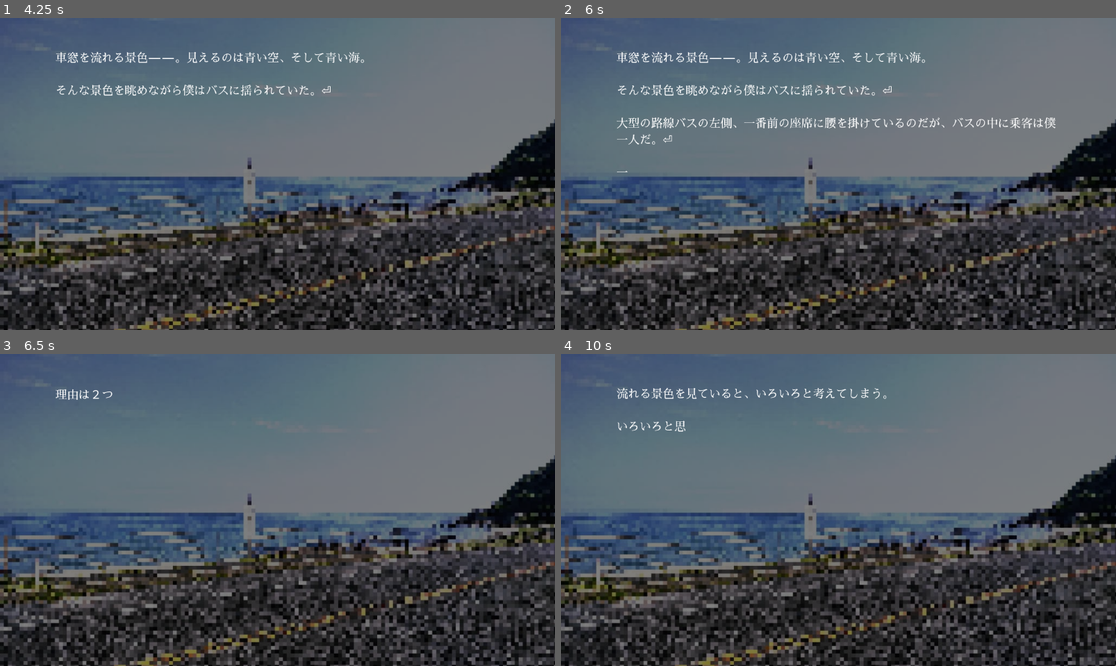
Above: before the commit, frames 1-4 (two rows, left to right).
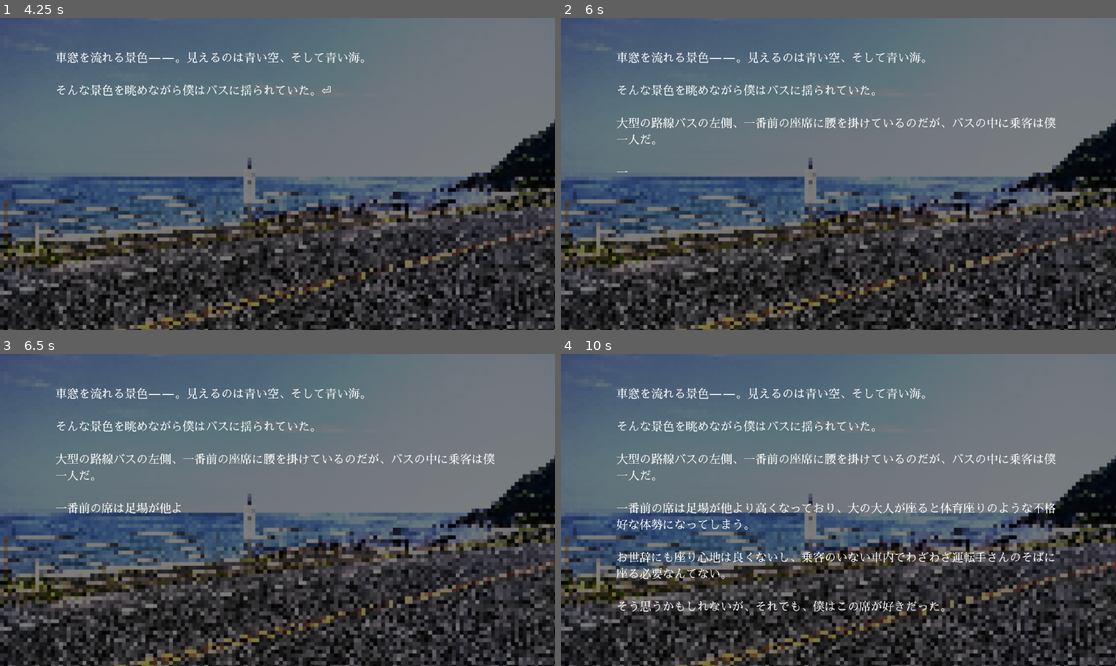
Above: after the commit, the same moments.

Repository: azukigame-s/kiminokoe
Game: Godot game, scene res://scenes/title_scene.tscn
Two runs of this game, one before a commit and one after it. Both use one fixed random seed, a clock stepped at 60 frames per second and the inputs below.
Inputs (mouse positions are in pixels of both pictures, inside the frame that each line leads up to):
- Up to frame 1 (4.25 s): tap Enter at 0.5, 0.6 s; move the mouse to (399, 158) at 0.52 s; hold D 0.53-1.25 s; click (399, 158) at 0.67 s; tap Space at 0.77, 2.27, 2.75, 3.77 s; click "ゲームを始める" at 1.25 s; move the mouse to (166, 189) at 2.02 s; hold Down 2.03-2.78 s; tap B at 2.1 s; click (166, 189) at 2.17 s; move the mouse to (333, 105) at 2.77 s; hold D 2.78-3.53 s; tap C at 2.85 s; click (333, 105) at 2.92 s; move the mouse to (249, 236) at 3.52 s; hold Up from 3.53 s (still down); tap E at 3.6 s; click (249, 236) at 3.67 s
- Up to frame 2 (6 s): tap Enter at 4.25, 4.35 s; move the mouse to (1005, 220) at 4.27 s; release Up at 4.28 s; hold A 4.28-5.78 s; click (1005, 220) at 4.42 s; tap Space at 4.52, 5.27 s; move the mouse to (672, 127) at 5.02 s; tap B at 5.1 s; click (672, 127) at 5.17 s; move the mouse to (866, 174) at 5.77 s; hold Down from 5.78 s (still down); tap C at 5.85 s; click (866, 174) at 5.92 s
- Up to frame 3 (6.5 s): keep holding Down
- Up to frame 4 (10 s): move the mouse to (755, 432) at 6.52 s; release Down at 6.53 s; hold D 6.53-7.28 s; tap E at 6.6, 9.6 s; click (755, 432) at 6.67 s; tap Space at 6.77, 7.52, 8.27, 9.77 s; move the mouse to (960, 494) at 7.27 s; hold Up 7.28-8.03 s; tap Enter at 7.35 s; click (960, 494) at 7.42 s; move the mouse to (727, 525) at 8.02 s; hold D 8.03-8.78 s; tap B at 8.1 s; click (727, 525) at 8.17 s; move the mouse to (894, 441) at 8.77 s; hold Down 8.78-9.53 s; tap C at 8.85 s; click (894, 441) at 8.92 s; move the mouse to (810, 572) at 9.52 s; hold A from 9.53 s (still down); click (810, 572) at 9.67 s

Frame 1 is identical in both runs. In frame 2, less than 0.1% of the frame differs, in the area x 18-60%, y 21-41%; in frame 3, 2.5%; in frame 4, 5.3%, in the area x 10-90%, y 10-83%.

Commit message:
Revert "🚧 サブタイトルシーンを作成途中"
This reverts commit 29cfd1348a36afaa72ebb4d189d7a39b46c507d0.

Diff:
--- a/scenes/novel_system.tscn
+++ b/scenes/novel_system.tscn
@@ -1,9 +1,8 @@
-[gd_scene load_steps=5 format=3 uid="uid://bl4wlib7utapy"]
+[gd_scene load_steps=4 format=3 uid="uid://bl4wlib7utapy"]
 
 [ext_resource type="Script" uid="uid://brkat7pgvdug3" path="res://scripts/novel_system.gd" id="1_07qo2"]
 [ext_resource type="Script" uid="uid://c6ch5dthq8lig" path="res://scripts/test_scenario.gd" id="2_gu5rf"]
 [ext_resource type="Script" uid="uid://7ei8jqeahdb0" path="res://scripts/choice_system.gd" id="3_u6jom"]
-[ext_resource type="Script" uid="uid://d8kc2hskxfv" path="res://scripts/subtitle_scene.gd" id="4_subtitle"]
 
 [node name="NovelSystem" type="Control"]
 layout_mode = 3
@@ -53,32 +52,3 @@
 offset_right = 40.0
 offset_bottom = 40.0
 script = ExtResource("3_u6jom")
-
-[node name="subtitle_scene" type="Control" parent="."]
-layout_mode = 1
-anchors_preset = 15
-anchor_right = 1.0
-anchor_bottom = 1.0
-grow_horizontal = 2
-grow_vertical = 2
-script = ExtResource("4_subtitle")
-
-[node name="Background" type="ColorRect" parent="subtitle_scene"]
-layout_mode = 1
-anchors_preset = 15
-anchor_right = 1.0
-anchor_bottom = 1.0
-grow_horizontal = 2
-grow_vertical = 2
-color = Color(0, 0, 0, 1)
-
-[node name="SubtitleLabel" type="Label" parent="subtitle_scene"]
-layout_mode = 1
-anchors_preset = 15
-anchor_right = 1.0
-anchor_bottom = 1.0
-grow_horizontal = 2
-grow_vertical = 2
-text = "サブタイトル"
-horizontal_alignment = 1
-vertical_alignment = 1
--- a/scripts/novel_system.gd
+++ b/scripts/novel_system.gd
@@ -5,7 +5,6 @@
 signal text_click_processed
 signal text_completed
 signal choice_selected(choice_id)
-signal subtitle_completed
 
 # ログレベル定義
 enum LogLevel {INFO, DEBUG, ERROR}
@@ -25,9 +24,6 @@
 var show_indicator = false
 var indicator_visible = true
 var indicator_blink_timer = 0.0
-
-# サブタイトル表示状態
-var is_showing_subtitle = false
 
 # 設定値 - ProjectSettingsから取得するように変更
 var text_speed: float
@@ -44,7 +40,6 @@
 @onready var bgm_player = $bgm_player
 @onready var sfx_player = $sfx_player
 @onready var choice_system = $choice_system
-@onready var subtitle_scene = $subtitle_scene if has_node("subtitle_scene") else null
 
 func _ready():
 	log_message("Visual Novel System: Ready function called.", LogLevel.INFO)
@@ -70,9 +65,6 @@
 
 		# 選択肢システムのセットアップ
 		_setup_choice_system()
-
-		# サブタイトルシステムのセットアップ
-		_setup_subtitle_system()
 
 		initialized.emit()
 	else:
@@ -168,17 +160,6 @@
 		log_message("Choice system setup complete and set visible", LogLevel.INFO)
 	else:
 		log_message("ERROR: Choice system is null after setup", LogLevel.ERROR)
-
-# サブタイトルシステムのセットアップ
-func _setup_subtitle_system():
-	if subtitle_scene:
-		subtitle_scene.subtitle_completed.connect(_on_subtitle_completed)
-		# サブタイトルシーンを最前面に配置
-		subtitle_scene.z_index = 100
-		subtitle_scene.visible = true
-		log_message("Subtitle system setup complete", LogLevel.INFO)
-	else:
-		log_message("ERROR: Subtitle scene is null after setup", LogLevel.ERROR)
 
 # 要素をフルスクリーンに設定
 func _setup_fullscreen_element(element):
@@ -455,28 +436,8 @@
 	log_message("Choice made: " + choice_id, LogLevel.INFO)
 	choice_selected.emit(choice_id)
 
-# サブタイトルが完了した時の処理
-func _on_subtitle_completed():
-	log_message("Subtitle completed", LogLevel.INFO)
-	is_showing_subtitle = false
-	subtitle_completed.emit()
-
-# サブタイトル表示
-func show_subtitle(text: String, fade_time: float = 1.0, display_time: float = 2.0, typewriter_speed: float = 0.05):
-	if subtitle_scene:
-		log_message("Showing subtitle: " + text, LogLevel.INFO)
-		is_showing_subtitle = true
-		subtitle_scene.typewriter_speed = typewriter_speed
-		subtitle_scene.show_subtitle(text, fade_time, display_time)
-	else:
-		log_message("ERROR: Subtitle scene is null", LogLevel.ERROR)
-
 # 入力イベント処理
 func _input(event):
-	# サブタイトル表示中は入力を受け付けない
-	if is_showing_subtitle:
-		return
-
 	if event is InputEventMouseButton:
 		if event.button_index == MOUSE_BUTTON_LEFT and event.pressed:
 			complete_text()
--- a/scripts/subtitle_scene.gd
+++ /dev/null
@@ -1,94 +0,0 @@
-# SubtitleScene.gd
-extends Control
-
-signal subtitle_completed
-
-var subtitle_text = ""
-var fade_duration = 1.0
-var display_duration = 2.0
-var typewriter_speed = 0.05  # 文字表示速度（秒）
-
-@onready var background = $Background
-@onready var subtitle_label = $SubtitleLabel
-
-func _ready():
-	# フルスクリーン設定
-	anchor_left = 0.0
-	anchor_top = 0.0
-	anchor_right = 1.0
-	anchor_bottom = 1.0
-
-	# 背景を真っ黒に設定（即座に表示）
-	if background:
-		background.color = Color.BLACK
-		background.modulate = Color.WHITE
-
-	# サブタイトルラベルの設定
-	if subtitle_label:
-		subtitle_label.text = ""
-		subtitle_label.add_theme_color_override("font_color", Color.WHITE)
-		subtitle_label.add_theme_font_size_override("font_size", 48)
-		subtitle_label.horizontal_alignment = HORIZONTAL_ALIGNMENT_CENTER
-		subtitle_label.vertical_alignment = VERTICAL_ALIGNMENT_CENTER
-		subtitle_label.anchor_left = 0.1
-		subtitle_label.anchor_top = 0.1
-		subtitle_label.anchor_right = 0.9
-		subtitle_label.anchor_bottom = 0.9
-
-		# 他の文章と同じフォントを使用
-		var custom_theme = load("res://themes/novel_theme.tres")
-		if custom_theme:
-			subtitle_label.theme = custom_theme
-
-	# 最初は非表示
-	modulate = Color.TRANSPARENT
-
-func show_subtitle(text: String, fade_time: float = 1.0, display_time: float = 2.0):
-	subtitle_text = text
-	fade_duration = fade_time
-	display_duration = display_time
-
-	if subtitle_label:
-		subtitle_label.text = ""
-
-	# 背景は即座に表示
-	if background:
-		background.modulate = Color.WHITE
-
-	# サブタイトルシーン自体をフェードイン
-	var tween = create_tween()
-	tween.tween_property(self, "modulate", Color.WHITE, fade_duration)
-	await tween.finished
-
-	# タイプライター効果で文字を左から順に表示
-	await _typewriter_effect(subtitle_text)
-
-	# 表示時間待機
-	await get_tree().create_timer(display_duration).timeout
-
-	# フェードアウト
-	tween = create_tween()
-	tween.tween_property(self, "modulate", Color.TRANSPARENT, fade_duration)
-	await tween.finished
-
-	subtitle_completed.emit()
-
-# タイプライター効果
-func _typewriter_effect(text: String):
-	if not subtitle_label:
-		return
-
-	var displayed_text = ""
-	for i in range(text.length()):
-		displayed_text += text[i]
-		subtitle_label.text = displayed_text
-		await get_tree().create_timer(typewriter_speed).timeout
-
-func _input(event):
-	if event is InputEventMouseButton:
-		if event.button_index == MOUSE_BUTTON_LEFT and event.pressed:
-			# クリックで即座に完了
-			var tween = create_tween()
-			tween.tween_property(self, "modulate", Color.TRANSPARENT, 0.3)
-			await tween.finished
-			subtitle_completed.emit()
--- a/scripts/test_scenario.gd
+++ b/scripts/test_scenario.gd
@@ -135,13 +135,6 @@
 		"go_next": true
 	},
 	{
-		"type": "subtitle",
-		"text": "10月10日",
-		"fade_time": 0.5,
-		"display_time": 2.0,
-		"typewriter_speed": 0.1
-	},
-	{
 		"type": "dialogue",
 		"text": "そんなやり取りをしているうちにバスはスピードを落とし、バス停に着く。",
 		"new_page": true
@@ -214,13 +207,6 @@
 		"type": "dialogue",
 		"text": "「…………す……ぐ……？」",
 		"go_next": true
-	},
-	{
-		"type": "subtitle",
-		"text": "10月10日",
-		"fade_time": 0.5,
-		"display_time": 3.0,
-		"typewriter_speed": 0.15
 	},
 	{
 		"type": "dialogue",
@@ -371,7 +357,6 @@
 var current_index = 0
 var waiting_for_click = false
 var last_choice_index = -1  # 最後に表示した選択肢のインデックスを記録
-var waiting_for_subtitle = false  # サブタイトル表示待ちフラグ
 
 # 現在のシナリオインデックスをフォローする辞書
 var index_map = {}
@@ -388,7 +373,6 @@
 		novel_system.text_click_processed.connect(_on_click_processed)
 		novel_system.text_completed.connect(_on_text_completed)
 		novel_system.choice_selected.connect(_on_choice_selected)
-		novel_system.subtitle_completed.connect(_on_subtitle_completed)
 		log_message("Signals connected", LogLevel.DEBUG)
 	else:
 		log_message("Error: Novel system not found", LogLevel.ERROR)
@@ -475,15 +459,6 @@
 		"sfx":
 			novel_system.play_sfx(command.path)
 			proceed_to_next()
-		"subtitle":
-			var subtitle_text = command.get("text", "")
-			var fade_time = command.get("fade_time", 1.0)
-			var display_time = command.get("display_time", 2.0)
-			var typewriter_speed = command.get("typewriter_speed", 0.05)
-			log_message("Showing subtitle: " + subtitle_text, LogLevel.INFO)
-			novel_system.show_subtitle(subtitle_text, fade_time, display_time, typewriter_speed)
-			waiting_for_subtitle = true
-			waiting_for_click = true
 		"choice":
 			log_message("Showing choices with " + str(command.choices.size()) + " options", LogLevel.INFO)
 			last_choice_index = current_index  # 選択肢コマンドのインデックスを記録
@@ -508,7 +483,7 @@
 			proceed_to_next()
 
 func proceed_to_next():
-	if waiting_for_click or waiting_for_subtitle:
+	if waiting_for_click:
 		return
 
 	current_index += 1
@@ -534,14 +509,6 @@
 		waiting_for_click = false
 		current_index += 1
 		execute_current_command()
-
-# サブタイトルが完了した時の処理
-func _on_subtitle_completed():
-	log_message("Subtitle completed signal received", LogLevel.DEBUG)
-	waiting_for_subtitle = false
-	waiting_for_click = false
-	current_index += 1
-	execute_current_command()
 
 # ログメッセージの出力（NovelSystemと同様のログ機能）
 func log_message(message, level = LogLevel.INFO):
Not shown, removed: scripts/subtitle_scene.gd.uid
